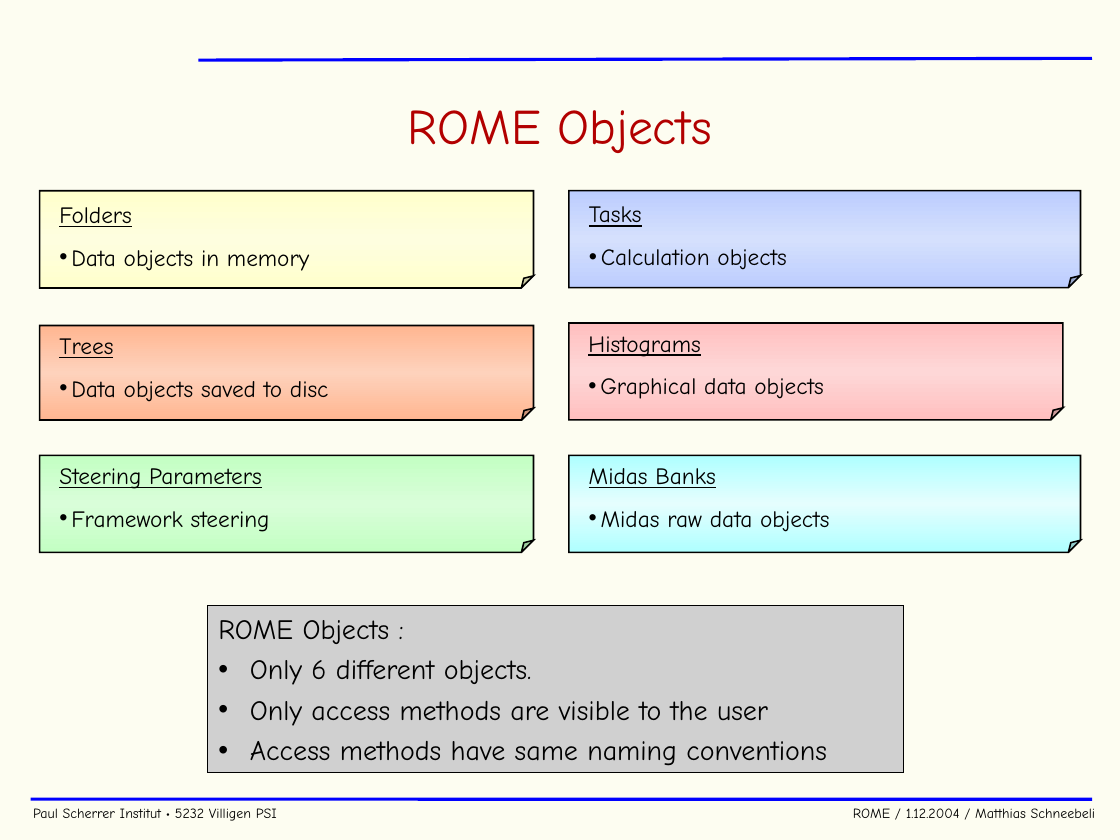
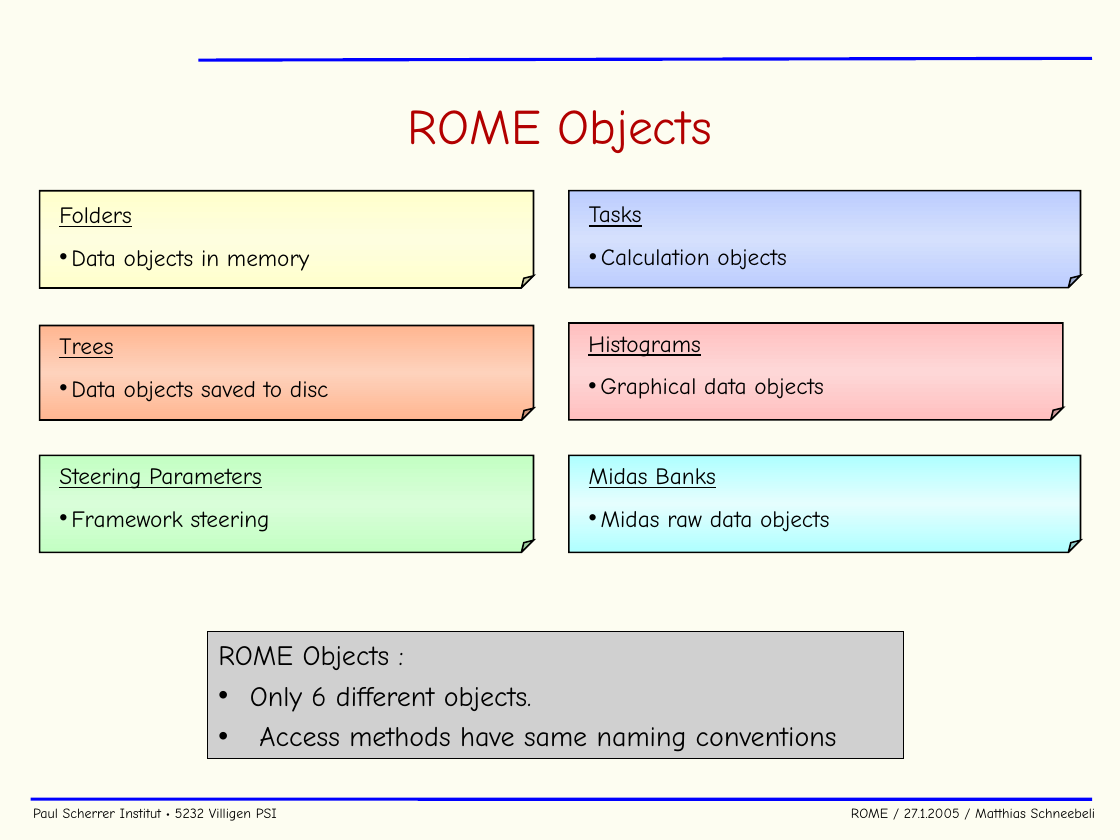
Before and after one commit to cjpl/rome, a slide deck: slide 9 of documentation/ROME.ppt (slide 8 before the commit). Drawn at 1120x840 pixels with LibreOffice and Linux fonts; fonts in the diff are those of the drawing; grey boxes stand for pictures; background and template pictures are left out. Boxes give left, top, right and bottom in pixels: in the first picture for what was removed or moved away, otherwise in the second. Text is boxed around its words. In the diff, an @@ line names an element or a change of style, - is before the commit and + after.

```diff
--- a/documentation/ROME.ppt
+++ b/documentation/ROME.ppt
@@ picture "ROME Objects :": place and size @@
-picture "ROME Objects :" at (207, 605, 904, 772)
+picture "ROME Objects :" at (207, 632, 904, 758)
@@ rectangle: place and size @@
-rectangle at (207, 605, 904, 773)
+rectangle at (207, 632, 904, 755)
@@ text in picture at (250, 701, 768, 726): paragraph removed @@
-• Only access methods are visible to the user
@@ text at (33, 808, 1096, 821): text changed @@
-Paul Scherrer Institut • 5232 Villigen PSI ROME / 1.12.2004 / Matthias Schneebeli
+Paul Scherrer Institut • 5232 Villigen PSI ROME / 27.1.2005 / Matthias Schneebeli
```
Also in this commit, not shown: 43 other slides changed, 1 slide added, 13 other files.
